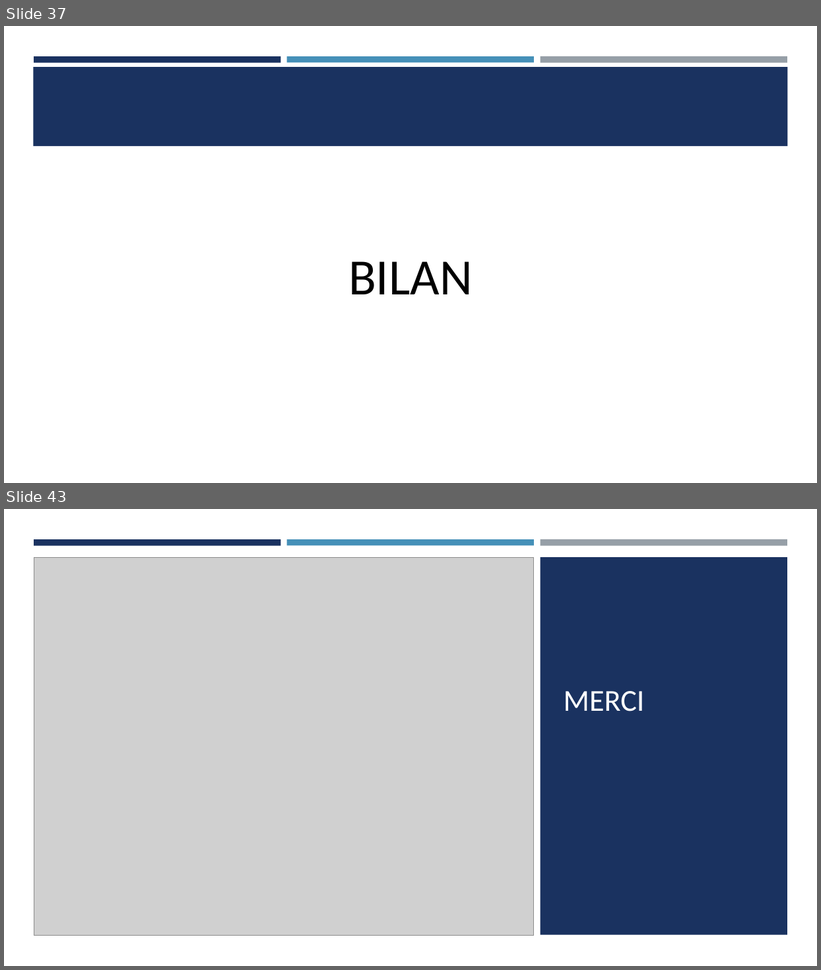
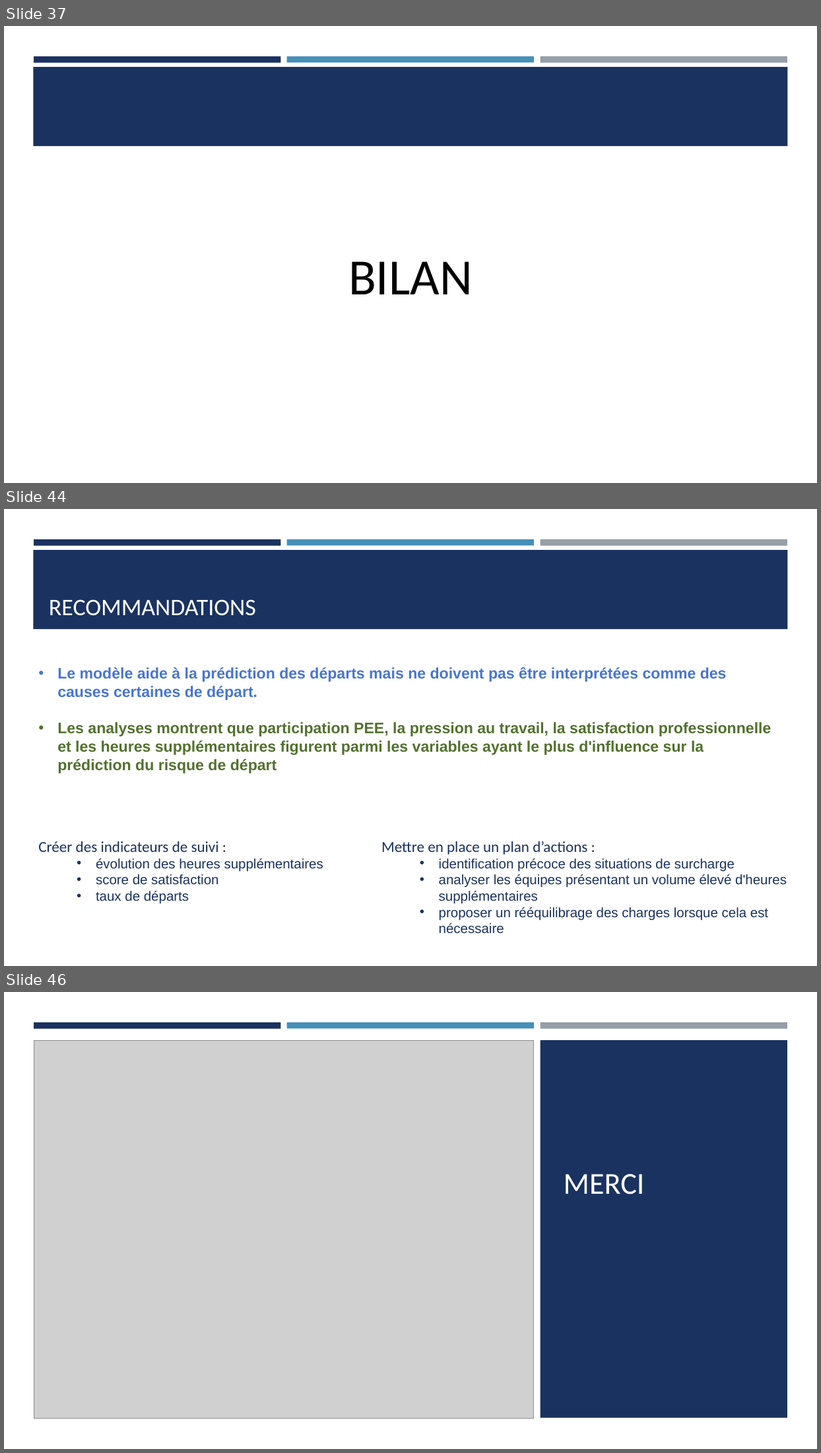
Before and after one commit to Ace4teaM/OCR-NovaTech, a slide deck: Presentation.pptx. Shown one above the other, each under a label of ours: slides 37 and 43 before the commit, slides 37, 44 and 46 after it; the slides between them are not shown. The pictures are 821x970 and 821x1453 pixels, drawn with LibreOffice and Linux fonts; fonts in the diff are those of the drawing; grey boxes stand for pictures. Boxes give left, top, right and bottom in pixels: in the first picture for what was removed or moved away, otherwise in the second. Text is boxed around its words. In the diff, an @@ line names an element or a change of style, - is before the commit and + after.

```diff
--- a/Presentation.pptx
+++ b/Presentation.pptx
@@ slide 44 added at (4, 509, 817, 966), background #FFFFFF; not listed: 4 template elements that a slide beside it also shows @@
@@ title added at (49, 599, 256, 616), 28 pt, text #FFFFFF @@
+RECOMMANDATIONS
@@ text added at (57, 667, 772, 774), 18 pt, text #52712E, bold @@
+• Le modèle aide à la prédiction des départs mais ne doivent pas être interprétées comme des causes certaines de départ.
+• Les analyses montrent que participation PEE, la pression au travail, la satisfaction professionnelle et les heures supplémentaires figurent parmi les variables ayant le plus d'influence sur la prédiction du risque de départ
@@ text added at (38, 842, 323, 904), 16 pt, text #1A3260 @@
+Créer des indicateurs de suivi :
+• évolution des heures supplémentaires
+• score de satisfaction
+• taux de départs
@@ text added at (382, 842, 787, 934), 16 pt, text #1A3260 @@
+Mettre en place un plan d’actions :
+• identification précoce des situations de surcharge
+• analyser les équipes présentant un volume élevé d'heures supplémentaires
+• proposer un rééquilibrage des charges lorsque cela est nécessaire
@@ what was slide 43 is now slide 46 @@
```
Also in this commit, not shown: 4 slides changed, 4 other slides added, 2 slides removed, 13 other files.
